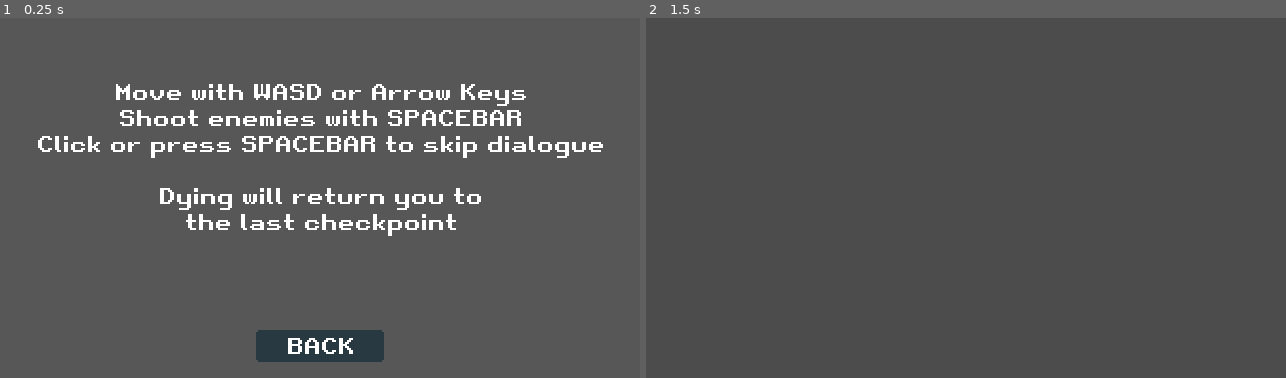
Above: before the commit, frames 1-2 (left to right).
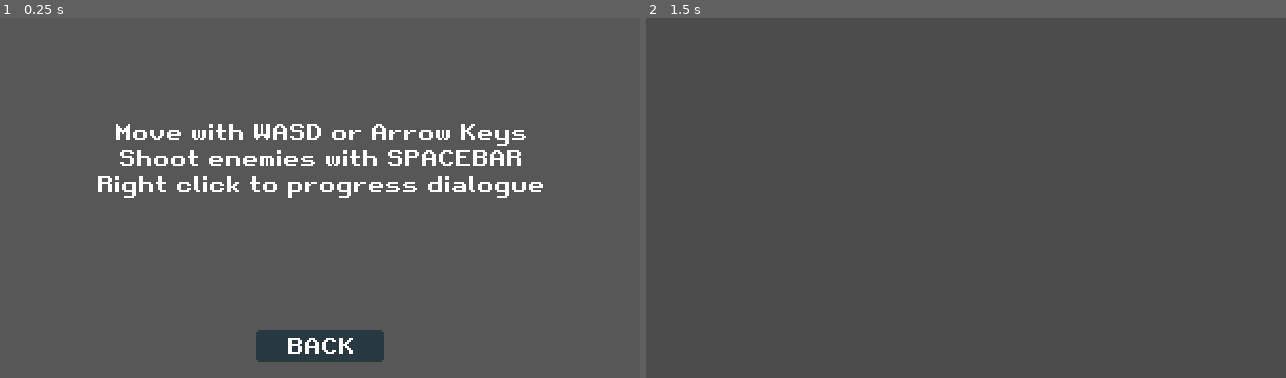
Above: after the commit, the same moments.

Repository: MrPiedPiper/LD48
Game: Godot game, scene res://HowToPlay.tscn
Two runs of this game, one before a commit and one after it. Both use one fixed random seed, a clock stepped at 60 frames per second and the inputs below. This scene is started directly instead of the project's main scene.
Inputs:
- Up to frame 1 (0.25 s): no input
- Up to frame 2 (1.5 s): tap Space at 0.5 s; hold D (input_right) 0.53-1.25 s; hold , (input_a) 0.53-1.25 s; click "BACK" at 1.25 s

The runs differ from the first frame. In frame 1, 7.6% of the frame differs, in the area x 5-95%, y 18-61%; in frame 2, nothing differs.
Error in both runs: Attempt to call function 'add_child' in base 'null instance' on a null instance. (res://HowToPlay.gd:22)

Commit message:
add music

Diff:
--- a/GreenAlien.gd
+++ b/GreenAlien.gd
@@ -3,6 +3,7 @@
 export(int) var SPEED = 20
 export(int) var ARMOR = 2
 
+onready var audioStreamPlayer2D = $AudioStreamPlayer2D
 onready var animationPlayer = $AnimationPlayer
 const ExplosionEffect = preload("res://ExplosionEffect.tscn")
 
@@ -21,6 +22,7 @@
 			var main = get_tree().current_scene
 			if main.is_in_group("World"):
 				main.score += 10
+			audioStreamPlayer2D.play()
 			queue_free()
 
 func _on_VisibilityNotifier2D_screen_exited():
@@ -36,3 +38,7 @@
 	main.add_child(explosionEffect)
 	# set the explosionEffect to the global position
 	explosionEffect.global_position = global_position
+
+
+func _on_AudioStreamPlayer2D_finished():
+	queue_free()
--- a/GreenAlien.tscn
+++ b/GreenAlien.tscn
@@ -1,7 +1,8 @@
-[gd_scene load_steps=4 format=2]
+[gd_scene load_steps=5 format=2]
 
 [ext_resource path="res://sprites/green_alien.png" type="Texture" id=1]
 [ext_resource path="res://GreenAlien.gd" type="Script" id=2]
+[ext_resource path="res://Music/mixkit-arcade-game-explosion-1699.wav" type="AudioStream" id=3]
 
 [sub_resource type="Animation" id=1]
 resource_name = "Move"
@@ -42,5 +43,9 @@
 [node name="AnimationPlayer" type="AnimationPlayer" parent="."]
 anims/Move = SubResource( 1 )
 
+[node name="AudioStreamPlayer2D" type="AudioStreamPlayer2D" parent="."]
+stream = ExtResource( 3 )
+
 [connection signal="area_entered" from="." to="." method="_on_GreenAlien_area_entered"]
 [connection signal="screen_exited" from="VisibilityNotifier2D" to="." method="_on_VisibilityNotifier2D_screen_exited"]
+[connection signal="finished" from="AudioStreamPlayer2D" to="." method="_on_AudioStreamPlayer2D_finished"]
--- a/HowToPlay.tscn
+++ b/HowToPlay.tscn
@@ -40,10 +40,7 @@
 custom_fonts/font = ExtResource( 1 )
 text = "Move with WASD or Arrow Keys
 Shoot enemies with SPACEBAR
-Click or press SPACEBAR to skip dialogue
-
-Dying will return you to
-the last checkpoint"
+Right click to progress dialogue"
 align = 1
 valign = 1
 __meta__ = {
--- a/Player/Player.gd
+++ b/Player/Player.gd
@@ -8,6 +8,8 @@
 
 var velocity = Vector2.ZERO
 var friction = 25.0
+
+onready var audioStreamPlayer2D = $AudioStreamPlayer2D
 
 # when the node and it's children are ready, creates a variable, animationPlayer, that is the AnimationPlayer
 onready var animationPlayer = $AnimationPlayer
@@ -50,6 +52,7 @@
 func _input(event):
 	if Input.is_action_just_pressed("input_a"):
 		$BasicWeapon.fire()
+		audioStreamPlayer2D.play()
 
 
 func _on_Player_area_entered(area):
--- a/Player/Player.tscn
+++ b/Player/Player.tscn
@@ -1,8 +1,9 @@
-[gd_scene load_steps=7 format=2]
+[gd_scene load_steps=8 format=2]
 
 [ext_resource path="res://sprites/plane.png" type="Texture" id=1]
 [ext_resource path="res://Player/Player.gd" type="Script" id=2]
 [ext_resource path="res://Weapons/BasicWeapon/BasicWeapon.tscn" type="PackedScene" id=3]
+[ext_resource path="res://Music/Alien_Machine_Gun-Matt_Cutillo-2023875589.wav" type="AudioStream" id=4]
 
 [sub_resource type="Animation" id=1]
 resource_name = "Down"
@@ -73,4 +74,8 @@
 anims/Down = SubResource( 1 )
 anims/LeftRight = SubResource( 2 )
 anims/Up = SubResource( 3 )
+
+[node name="AudioStreamPlayer2D" type="AudioStreamPlayer2D" parent="."]
+stream = ExtResource( 4 )
+
 [connection signal="area_entered" from="." to="." method="_on_Player_area_entered"]
Not shown, added: Music/Alien_Machine_Gun-Matt_Cutillo-2023875589.wav.import
Not shown, added: Music/mixkit-arcade-fast-game-over-233.wav.import
Not shown, added: Music/mixkit-arcade-game-explosion-1699.wav.import
Not shown, added: Music/mixkit-arcade-retro-game-over-213.wav.import
Not shown, added: Music/mixkit-retro-arcade-game-over-470.wav.import
Not shown, added: Music/Alien_Machine_Gun-Matt_Cutillo-2023875589.wav
Not shown, added: Music/mixkit-arcade-fast-game-over-233.wav
Not shown, added: Music/mixkit-arcade-game-explosion-1699.wav
Not shown, added: Music/mixkit-arcade-retro-game-over-213.wav
Not shown, added: Music/mixkit-retro-arcade-game-over-470.wav
